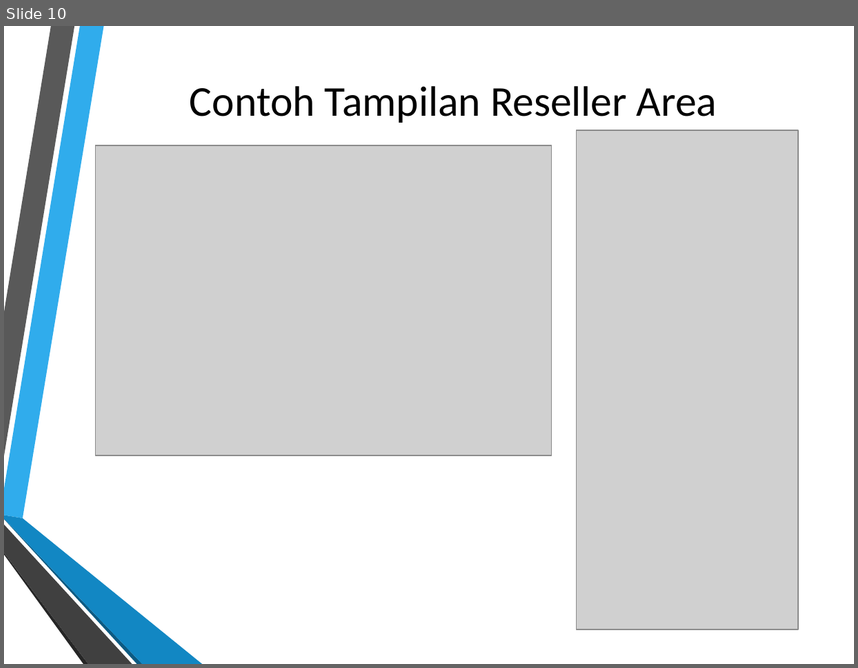
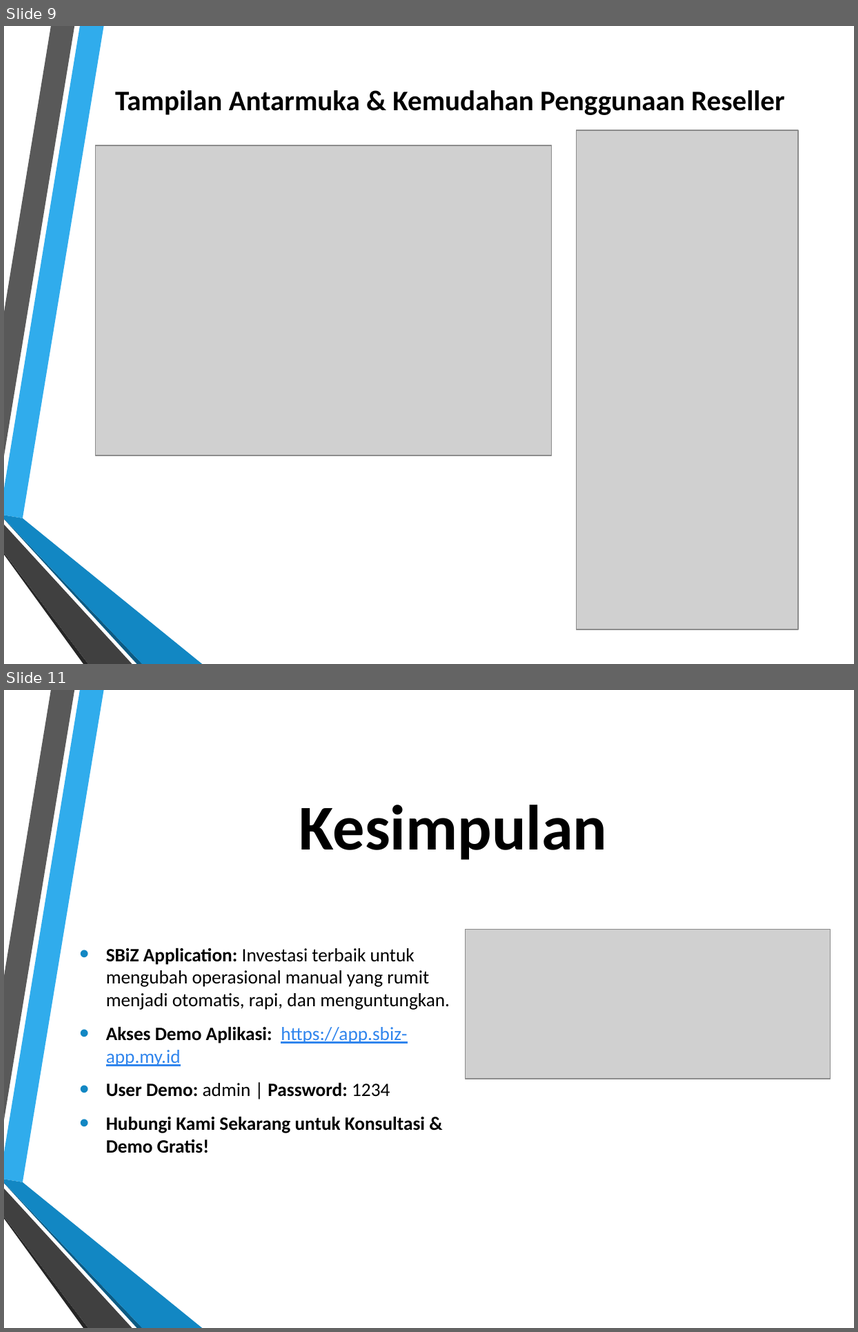
Before and after one commit to dendie851/sbiz-php, a slide deck: presentation/slide-presentation.pptx. Shown one above the other, each under a label of ours: slide 10 before the commit, slides 9 and 11 after it; the slides between them are not shown. The pictures are 858x668 and 858x1332 pixels, drawn with LibreOffice and Linux fonts; fonts in the diff are those of the drawing; grey boxes stand for pictures; background and template pictures are left out. Boxes give left, top, right and bottom in pixels: in the first picture for what was removed or moved away, otherwise in the second. Text is boxed around its words. In the diff, an @@ line names an element or a change of style, - is before the commit and + after.

Commit message:
add: database demo

```diff
--- a/presentation/slide-presentation.pptx
+++ b/presentation/slide-presentation.pptx
@@ slide 11 added at [4, 690, 854, 1328], background picture (left out); not listed: 6 template elements that a slide beside it also shows @@
@@ title added at [299, 805, 608, 860], 54 pt, text #000000, bold @@
+Kesimpulan
@@ picture added at [466, 929, 831, 1078] @@
@@ text added at [106, 947, 450, 1153], 16 pt, text #000000 @@
+• SBiZ Application: Investasi terbaik untuk mengubah operasional manual yang rumit menjadi otomatis, rapi, dan menguntungkan.
+• Akses Demo Aplikasi: https://app.sbiz-app.my.id
+• User Demo: admin | Password: 1234
+• Hubungi Kami Sekarang untuk Konsultasi & Demo Gratis!
@@ what was slide 10 is now slide 9 @@
@@ slide 9 changed as well @@
@@ title at [115, 90, 785, 115]: text changed; size 36 to 24 pt; bold on @@
-Contoh Tampilan Reseller Area
+Tampilan Antarmuka & Kemudahan Penggunaan Reseller
```
Also in this commit, not shown: 8 other slides changed, 3 other slides added, 4 slides removed, 3 other files.
